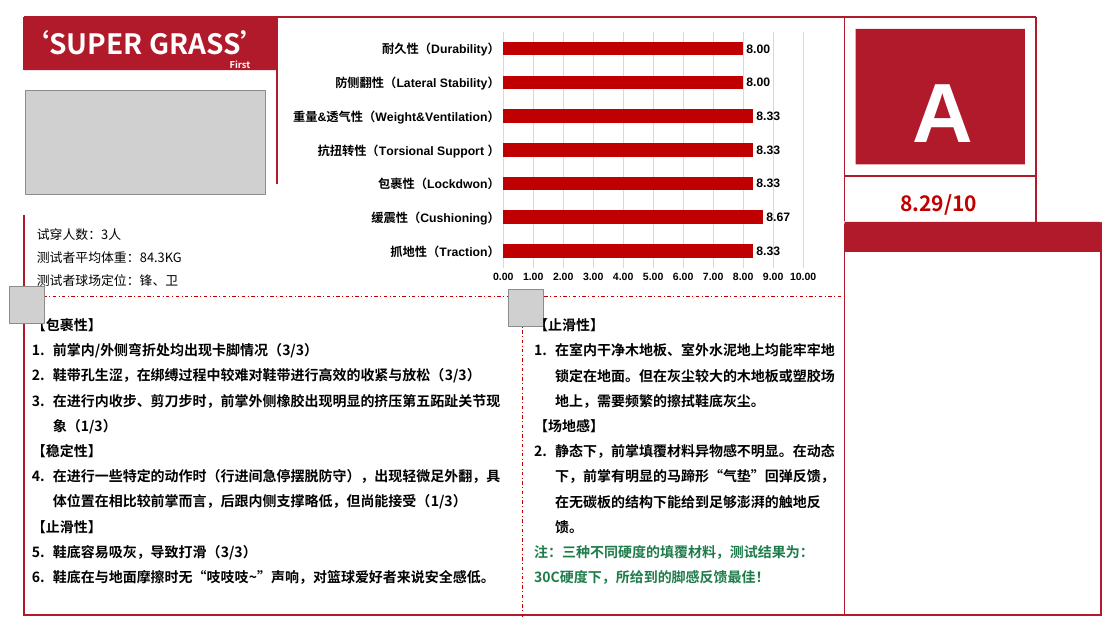
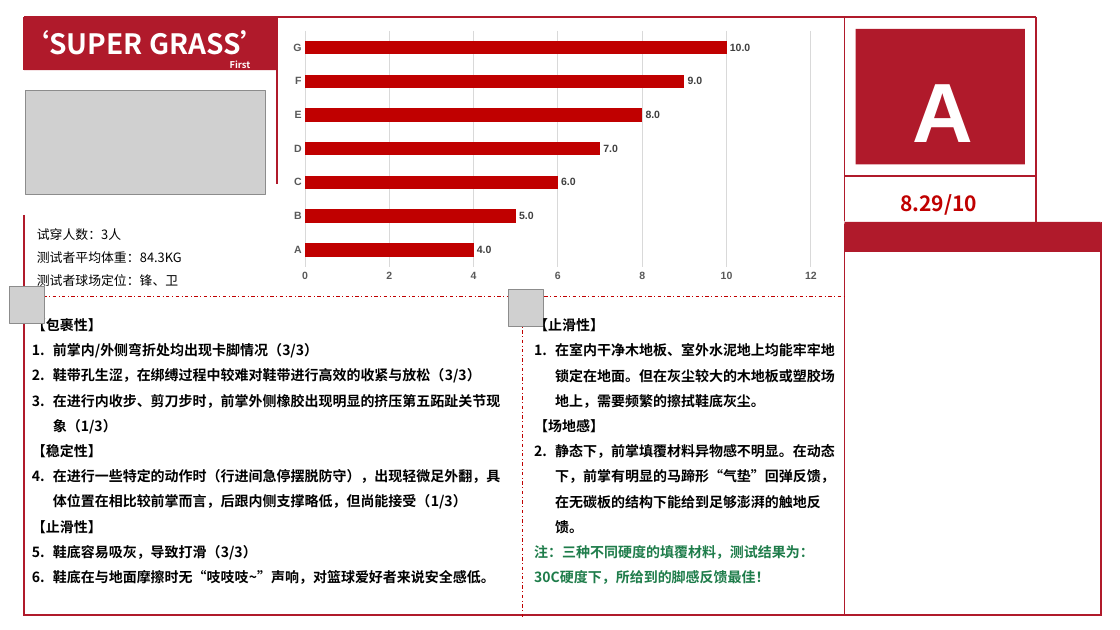
Before and after one commit to cjzymail-Mc/3rd-ppt-prj, a slide deck: slide 15 of src/Template 2.1.pptx. Drawn at 1120x630 pixels with LibreOffice and Linux fonts; fonts in the diff are those of the drawing; grey boxes stand for pictures; background and template pictures are left out. Boxes give left, top, right and bottom in pixels: in the first picture for what was removed or moved away, otherwise in the second. Text is boxed around its words. In the diff, an @@ line names an element or a change of style, - is before the commit and + after.

```diff
--- a/src/Template 2.1.pptx
+++ b/src/Template 2.1.pptx
@@ bar chart at box(282, 25, 828, 287) @@
-categories: 抓地性（Traction）, 缓震性（Cushioning）, 包裹性（Lockdwon）, 抗扭转性（Torsional Support ）, 重量&透气性（Weight&Ventilation）, 防侧翻性（Lateral Stability）, 耐久性（Durability）
+categories: A, B, C, D, E, F, G
-Series 1: 8.33, 8.67, 8.33, 8.33, 8.33, 8, 8
+Series 1: 4, 5, 6, 7, 8, 9, 10
@@ data labels of Series 1 changed @@
@@ category axis changed @@
@@ value axis changed @@
@@ lettering changed @@
```
Also in this commit, not shown: 39 other files.
